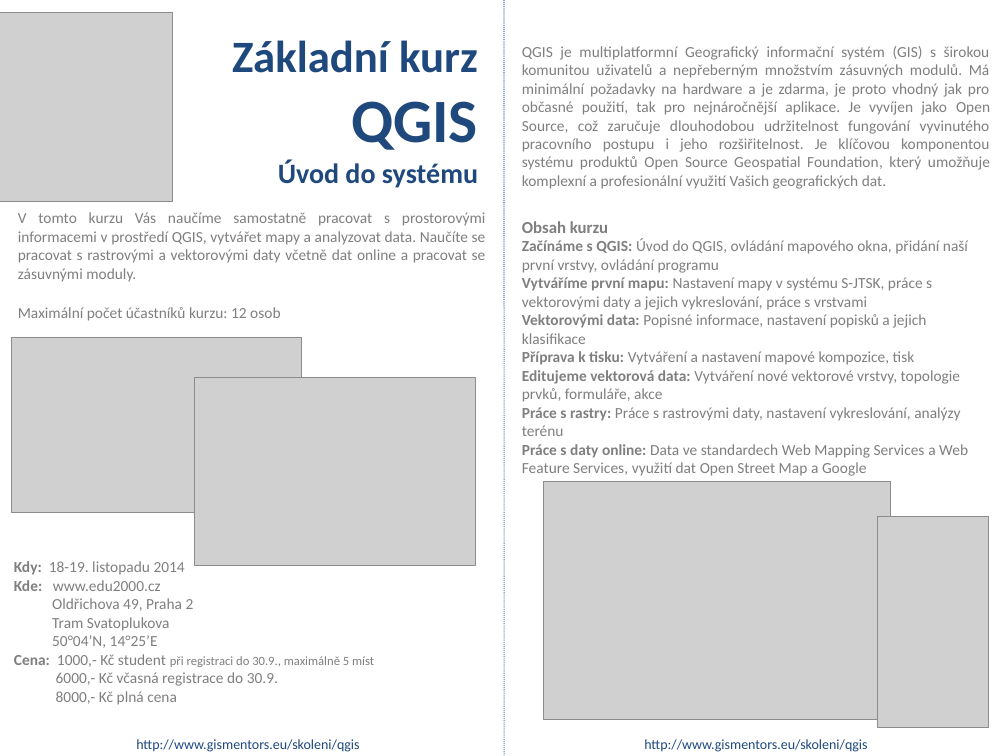
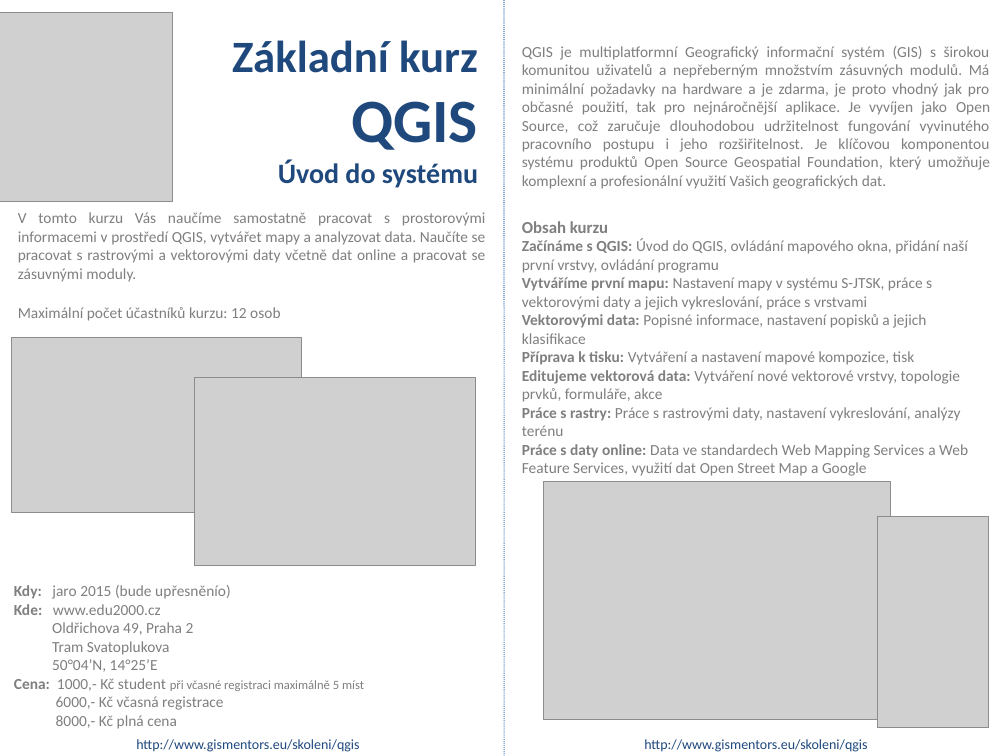
Before and after one commit to GISMentors/marketing, a slide deck: slide 1 of flyers/skoleni-qgis-zakladni.odp. Drawn at 1008x756 pixels with LibreOffice and Linux fonts; fonts in the diff are those of the drawing; grey boxes stand for pictures. Boxes give left, top, right and bottom in pixels: in the first picture for what was removed or moved away, otherwise in the second. Text is boxed around its words. In the diff, an @@ line names an element or a change of style, - is before the commit and + after.

```diff
--- a/flyers/skoleni-qgis-zakladni.odp
+++ b/flyers/skoleni-qgis-zakladni.odp
@@ free "Kdy: jaro 2015 (bude upřesněnío)" resized from (x1=4, y1=552, x2=473, y2=727) to (x1=4, y1=577, x2=473, y2=728) @@
@@ text in free at (x1=14, y1=585, x2=231, y2=599): text changed @@
-Kdy: 18-19. listopadu 2014
+Kdy: jaro 2015 (bude upřesněnío)
@@ text in free at (x1=14, y1=678, x2=364, y2=710): text changed @@
-Cena: 1000,- Kč student při registraci do 30.9., maximálně 5 míst
-6000,- Kč včasná registrace do 30.9.
+Cena: 1000,- Kč student při včasné registraci maximálně 5 míst
+6000,- Kč včasná registrace
```
Also in this commit, not shown: 2 other files.
